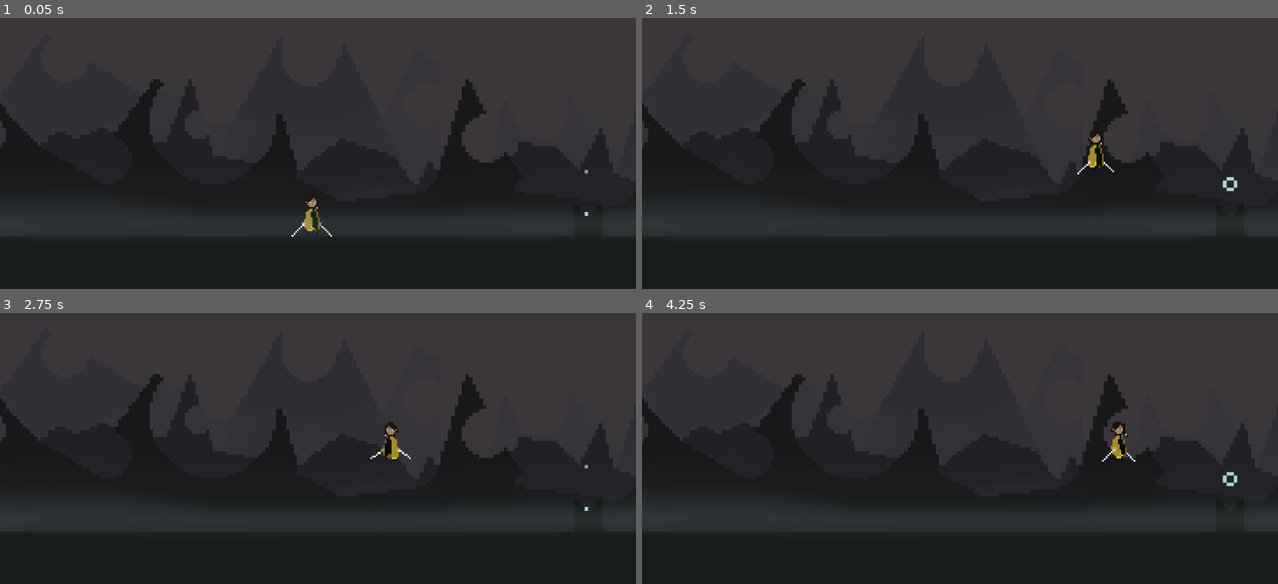
Above: before the commit, frames 1-4 (two rows, left to right).
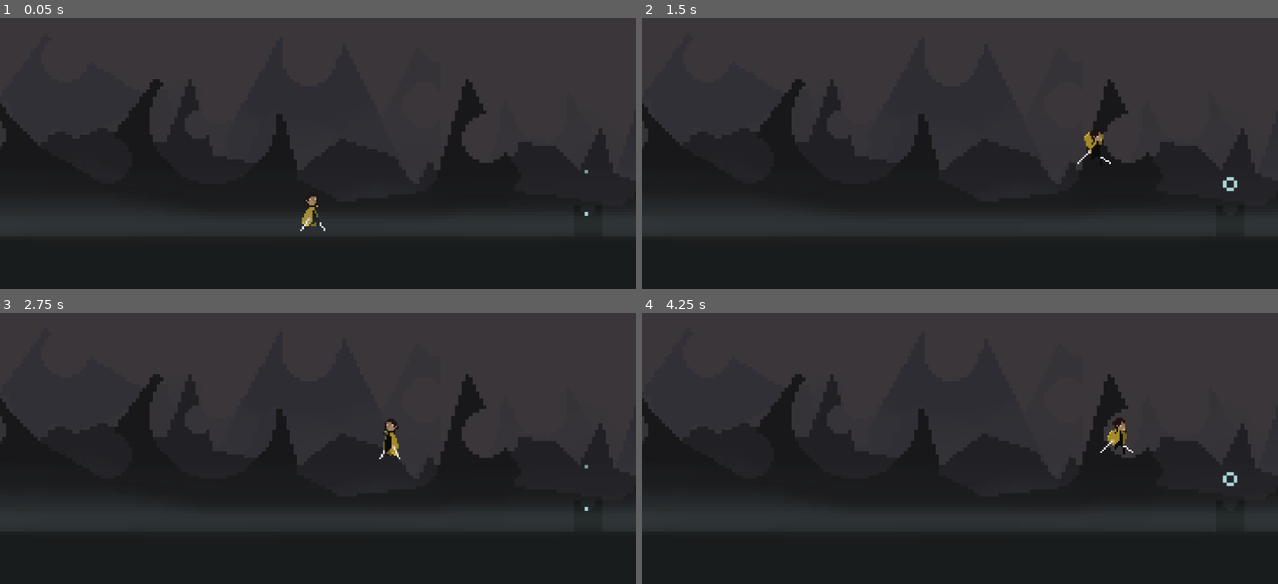
Above: after the commit, the same moments.

Repository: Dowsley/Dark
Game: Godot game, scene res://src/levels/PeaksOfLightning.tscn
Two runs of this game, one before a commit and one after it. Both use one fixed random seed, a clock stepped at 60 frames per second and the inputs below.
Inputs:
- Up to frame 1 (0.05 s): no input
- Up to frame 2 (1.5 s): tap Enter at 0.5 s; hold X (run) 0.53-1.28 s; hold Right (walk_right) from 0.53 s (still down); tap Up (jump) at 0.77, 0.8, 1.07, 1.35 s
- Up to frame 3 (2.75 s): tap Up (jump) at 1.52, 1.82, 2.3 s; tap X (run) at 1.55 s; release Right (walk_right) at 2.03 s; hold Left (walk_left) from 2.03 s (still down); hold X (run) from 2.03 s (still down)
- Up to frame 4 (4.25 s): release Left (walk_left) at 2.78 s; release X (run) at 2.78 s; hold Right (walk_right) from 2.78 s (still down); tap X (run) at 2.85 s; tap Up (jump) at 3.02, 3.32, 3.6, 3.77, 4.07 s

The runs differ from the first frame. In frame 1, 0.2% of the frame differs, in the area x 45-53%, y 65-81%; in frame 2, 0.3%, in the area x 68-75%, y 41-58%; in frame 3, 0.3%; in frame 4, 0.3%.

Commit message:
Improve movement animations + add README

Diff:
--- a/src/entities/Player.gd
+++ b/src/entities/Player.gd
@@ -14,45 +14,67 @@
 @export_range(0.0 , 1.0) var acceleration := 0.25
 @export_range(0.0, 50) var jump_and_fall_transition_threshold := 5
 
-
-
 @onready var anim_player := $AnimatedSprite2D
 
-var curr_sprite_dir = SPRITE_DIRS.RIGHT
+# Movement and animation members
+var h_motion_input := 0.0
+var jump_just_pressed_input := false
+var jump_just_released_input := false
+var is_running := false
+var curr_sprite_dir := SPRITE_DIRS.RIGHT
 
-func _process(delta):
+func set_sprite_dir(new_dir: int):
+	curr_sprite_dir = new_dir
+
+	if new_dir == SPRITE_DIRS.RIGHT:
+		position.x += SPRITE_DIST_TO_CENTER
+		anim_player.flip_h = false
+	else:
+		position.x -= SPRITE_DIST_TO_CENTER
+		anim_player.flip_h = true
+
+func loop_controls():
+	h_motion_input = Input.get_axis("walk_left", "walk_right")
+	jump_just_pressed_input = Input.is_action_just_pressed("jump")
+	jump_just_released_input = Input.is_action_just_released("jump")
+	is_running = Input.is_action_pressed("run")
+
+func loop_movement(delta: float):
 	velocity.y += gravity * delta
-	var dir := Input.get_axis("walk_left", "walk_right")
-	var is_running := Input.is_action_pressed("run")
+	h_motion_input = Input.get_axis("walk_left", "walk_right")
+	is_running = Input.is_action_pressed("run")
 
-	if dir != 0:
-		anim_player.play("run_fast" if is_running else "walk")
-		var new_dir := SPRITE_DIRS.LEFT if dir < 0 else SPRITE_DIRS.RIGHT
-		if new_dir != curr_sprite_dir:
-			set_sprite_dir(new_dir)
-		velocity.x = lerp(velocity.x, dir * (run_speed if is_running else walk_speed), acceleration)
+	if h_motion_input != 0:
+		var new_dir := SPRITE_DIRS.LEFT if h_motion_input < 0 else SPRITE_DIRS.RIGHT
+		velocity.x = lerp(velocity.x, h_motion_input * (run_speed if is_running else walk_speed), acceleration)
 	else:
-		anim_player.play("idle")
 		velocity.x = lerp(velocity.x, 0.0, friction)
 
 	move_and_slide()
 	if Input.is_action_just_pressed("jump") and is_on_floor():
 		velocity.y = jump_speed
 
-	# if velocity.y != 0:
-	# 	if velocity.y > jump_and_fall_transition_threshold:
-	# 		anim_player.play("fall")
-	# 	elif velocity.y < -jump_and_fall_transition_threshold:\
-	# 		anim_player.play("jump")
-	# 	else:
-	# 		anim_player.play("jump_trans")
 
+func loop_animation():
+	var dir := SPRITE_DIRS.LEFT if h_motion_input < 0.0 else SPRITE_DIRS.RIGHT
+	if dir != curr_sprite_dir:
+		set_sprite_dir(dir)
 
-func set_sprite_dir(new_dir: int):
-	curr_sprite_dir = new_dir
-	if new_dir == SPRITE_DIRS.RIGHT:
-		position.x += SPRITE_DIST_TO_CENTER
-		anim_player.flip_h = false
-	elif new_dir == SPRITE_DIRS.LEFT:
-		position.x -= SPRITE_DIST_TO_CENTER
-		anim_player.flip_h = true
+	if is_on_floor():
+		if h_motion_input != 0.0:
+			anim_player.play("run_fast" if is_running else "walk")
+		else:
+			anim_player.play("idle")
+	else:
+		if velocity.y != 0.0:
+			if velocity.y > jump_and_fall_transition_threshold:
+				anim_player.play("fall")
+			elif velocity.y < -jump_and_fall_transition_threshold:
+				anim_player.play("jump")
+			else:
+				anim_player.play("jump_trans")
+
+func _process(delta: float):
+	loop_controls()
+	loop_movement(delta)
+	loop_animation()
--- a/src/entities/Player.tscn
+++ b/src/entities/Player.tscn
@@ -348,7 +348,8 @@
 
 [node name="Player" type="CharacterBody2D"]
 script = ExtResource("1_2o48t")
-jump_and_fall_transition_threshold = 20
+friction = 0.929
+jump_and_fall_transition_threshold = 15
 
 [node name="CollisionShape2D" type="CollisionShape2D" parent="."]
 position = Vector2(0.332, -0.173)
Not shown, added: README.md
